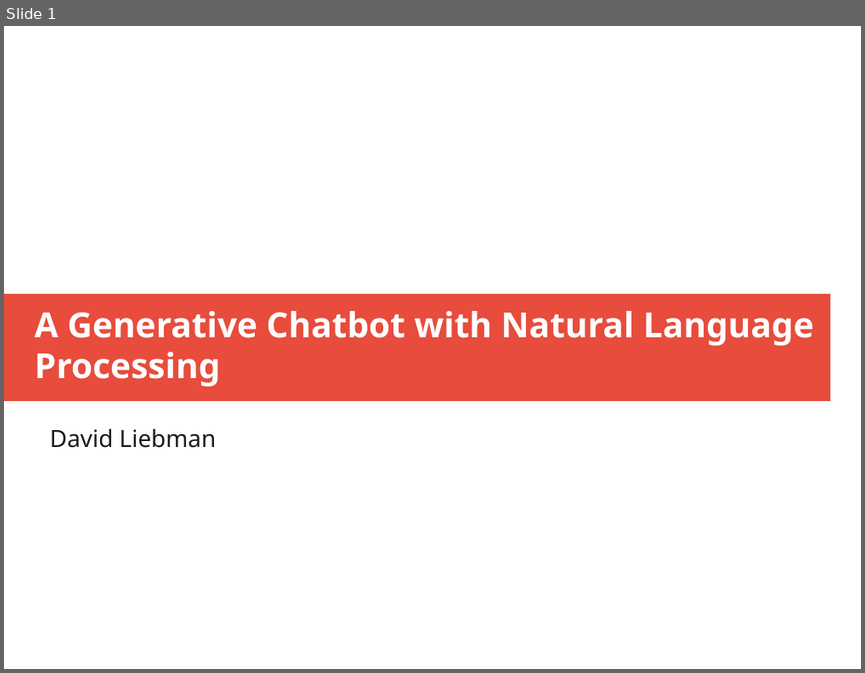
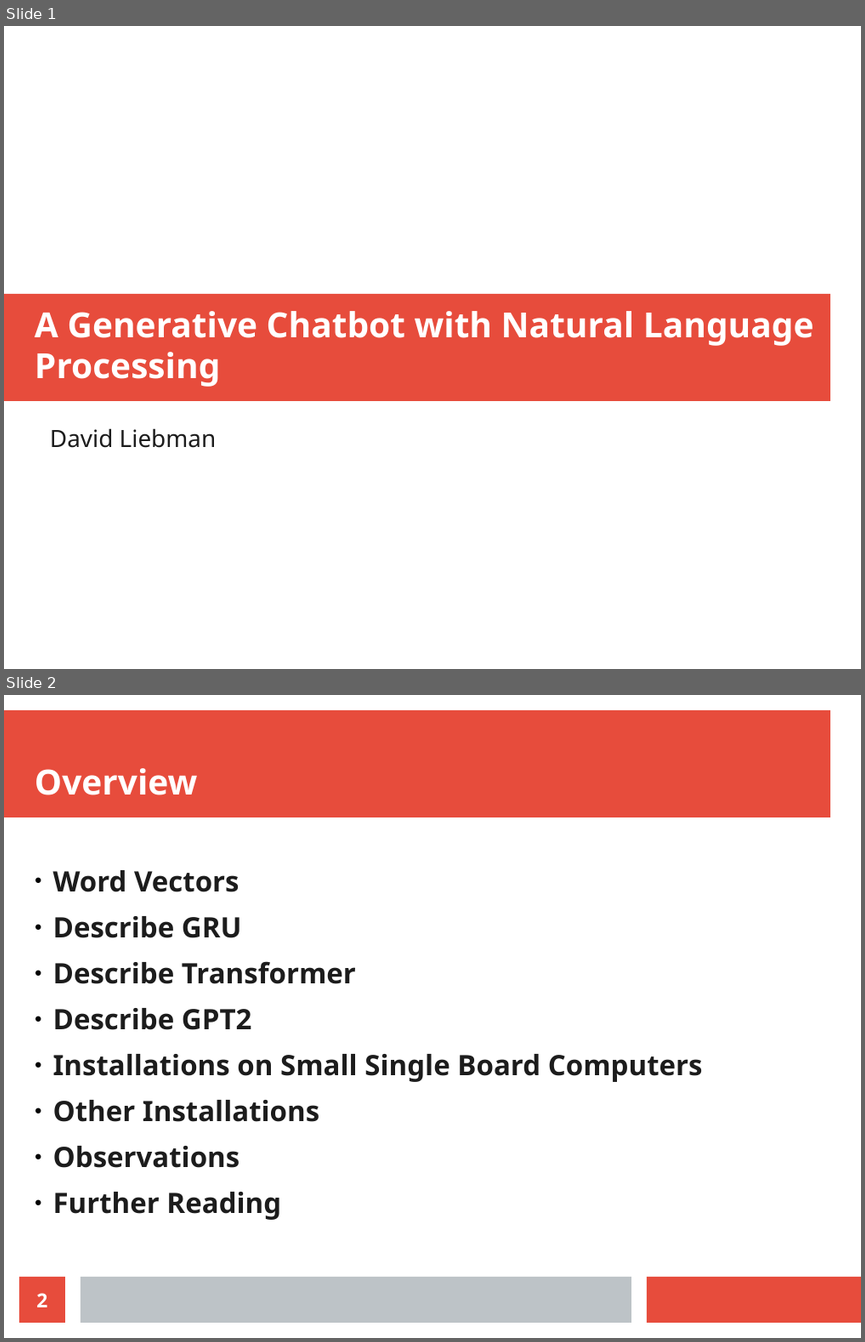
Before and after one commit to radiodee1/liebman_spring20, a slide deck: pdf/thesis_presentation.odp. Shown one above the other, each under a label of ours: slide 1 before the commit, slides 1 and 2 after it. The pictures are 865x673 and 865x1342 pixels, drawn with LibreOffice and Linux fonts; fonts in the diff are those of the drawing. Boxes give left, top, right and bottom in pixels: in the first picture for what was removed or moved away, otherwise in the second. Text is boxed around its words. In the diff, an @@ line names an element or a change of style, - is before the commit and + after.

```diff
--- a/pdf/thesis_presentation.odp
+++ b/pdf/thesis_presentation.odp
@@ slide 2 added at (4,695,861,1338), background #FFFFFF @@
@@ rectangle added at (4,710,830,818), fill #E74C3C @@
@@ title added at (35,768,197,795), 32 pt, text #FFFFFF, bold @@
+Overview
@@ text added at (53,870,703,1219), 26 pt, text #1C1C1C, bold @@
+● Word Vectors
+● Describe GRU
+● Describe Transformer
+● Describe GPT2
+● Installations on Small Single Board Computers
+● Other Installations
+● Observations
+● Further Reading
@@ page number added at (19,1276,65,1322), fill #E74C3C, 18 pt, text #FFFFFF, bold @@
+2
@@ rectangle added at (80,1276,631,1322), fill #BDC3C7 @@
@@ rectangle added at (647,1276,861,1322), fill #E74C3C @@
```
Also in this commit, not shown: 7 other slides added, 1 slide removed.
